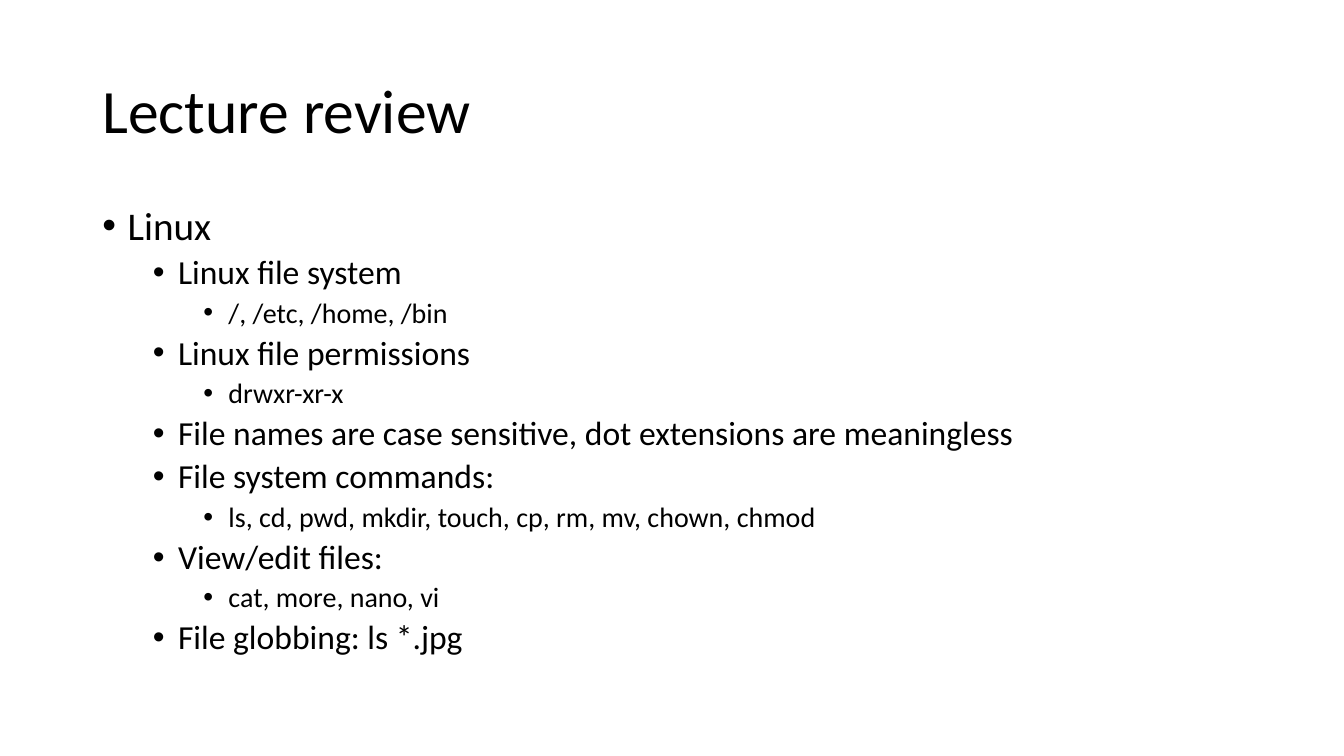
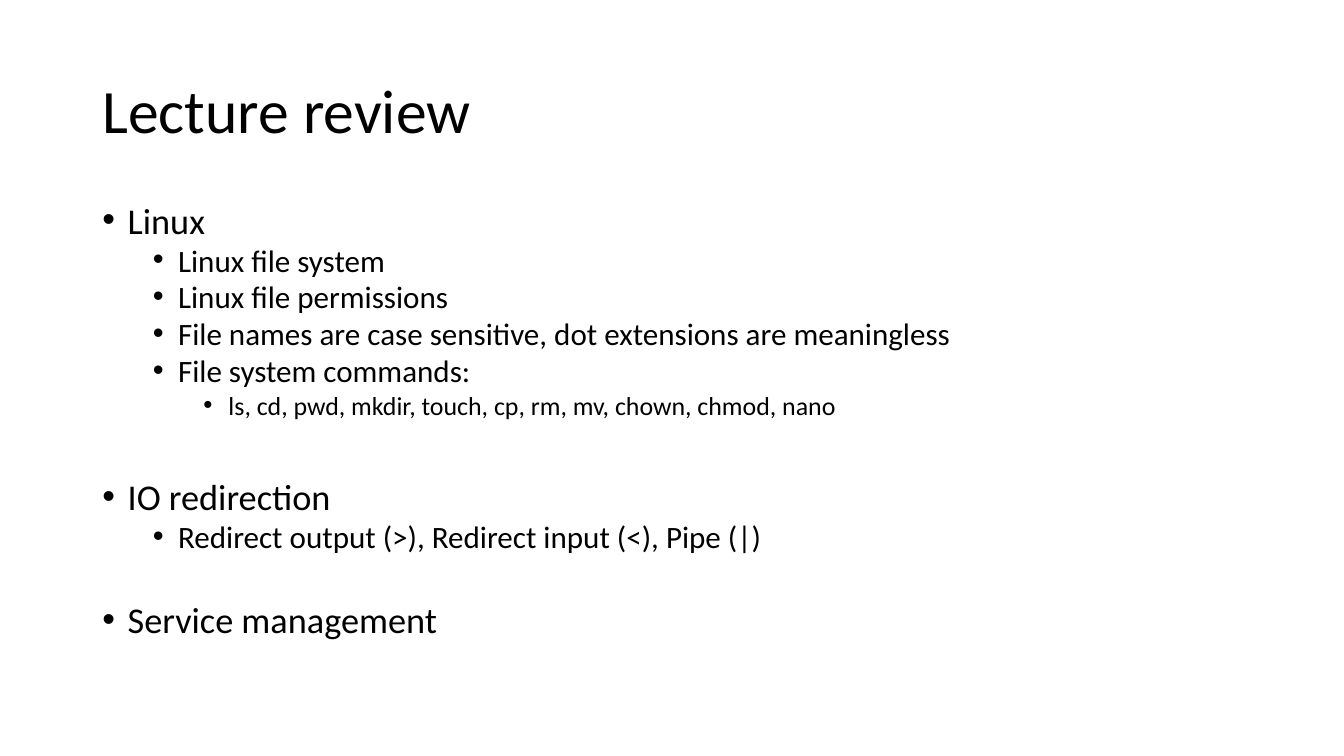
Before and after one commit to jasondbaker/infrastructure-class, a slide deck: slide 5 of review/lecture-review-week-2.pptx (slide 6 before the commit). Drawn at 1344x756 pixels with LibreOffice and Linux fonts; fonts in the diff are those of the drawing. Boxes give left, top, right and bottom in pixels: in the first picture for what was removed or moved away, otherwise in the second. Text is boxed around its words. In the diff, an @@ line names an element or a change of style, - is before the commit and + after.

Commit message:
update all lecture review presentations

```diff
--- a/review/lecture-review-week-2.pptx
+++ b/review/lecture-review-week-2.pptx
@@ text at box(128, 209, 950, 387): size 28 to 25.9 pt in "Linux"; size 24 to 22.2 pt in "Linux file system", "Linux file permissions", "File names are case sensitive, dot extensions ...", "File system commands:"; line spacing 0.9 to 0.8 @@
@@ text at box(253, 303, 448, 327): paragraph removed @@
-    • /, /etc, /home, /bin
@@ text at box(228, 383, 343, 403): paragraph removed @@
-    • drwxr-xr-x
@@ text at box(128, 397, 835, 640): text changed; size 20 to 18.5 pt @@
-    • ls, cd, pwd, mkdir, touch, cp, rm, mv, chown, chmod
-  • View/edit files:
-    • cat, more, nano, vi
-  • File globbing: ls *.jpg
+    • ls, cd, pwd, mkdir, touch, cp, rm, mv, chown, chmod, nano
+• IO redirection
+  • Redirect output (>), Redirect input (<), Pipe (|)
+• Service management
```
Also in this commit, not shown: 2 other slides changed, 2 slides removed, 9 other files.
